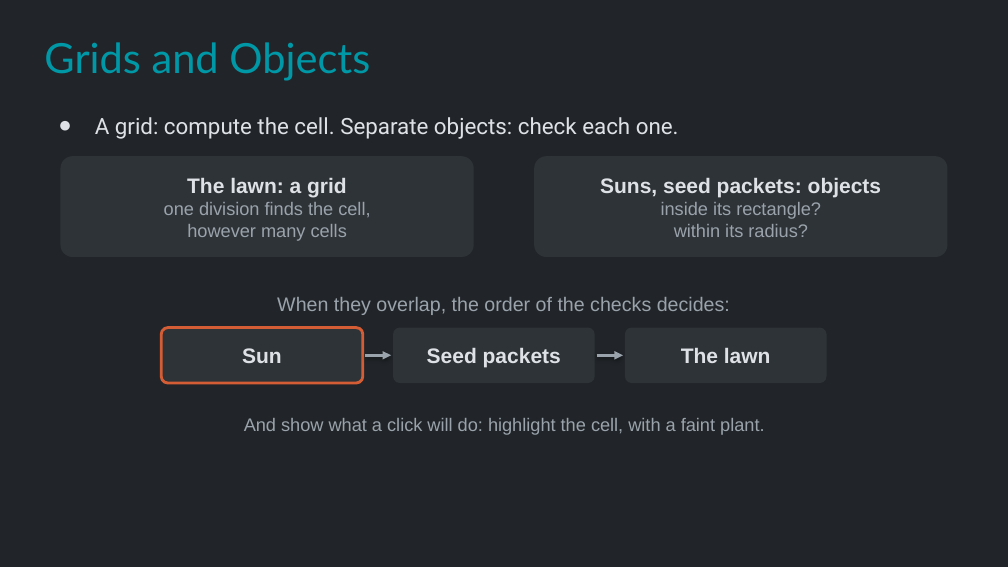
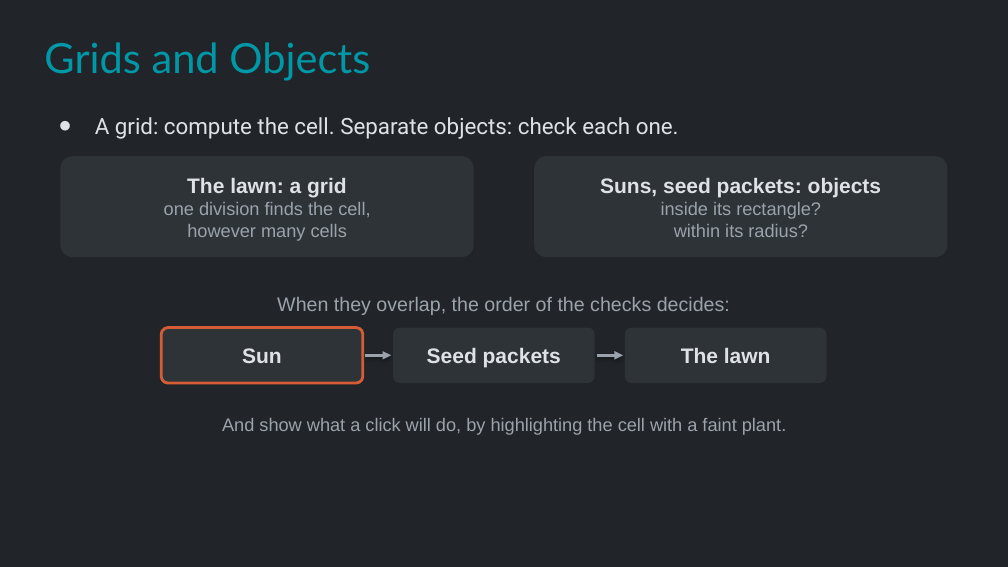
Before and after one commit to Metamate/gar, a slide deck: slide 7 of slides/09 Plants vs. Zombies.pptx. Drawn at 1008x567 pixels with LibreOffice and Linux fonts; fonts in the diff are those of the drawing. Boxes give left, top, right and bottom in pixels: in the first picture for what was removed or moved away, otherwise in the second. Text is boxed around its words. In the diff, an @@ line names an element or a change of style, - is before the commit and + after.

```diff
--- a/slides/09 Plants vs. Zombies.pptx
+++ b/slides/09 Plants vs. Zombies.pptx
@@ text at (222, 418, 786, 435): text changed @@
-And show what a click will do: highlight the cell, with a faint plant.
+And show what a click will do, by highlighting the cell with a faint plant.
```
Also in this commit, not shown: 9 other files.
